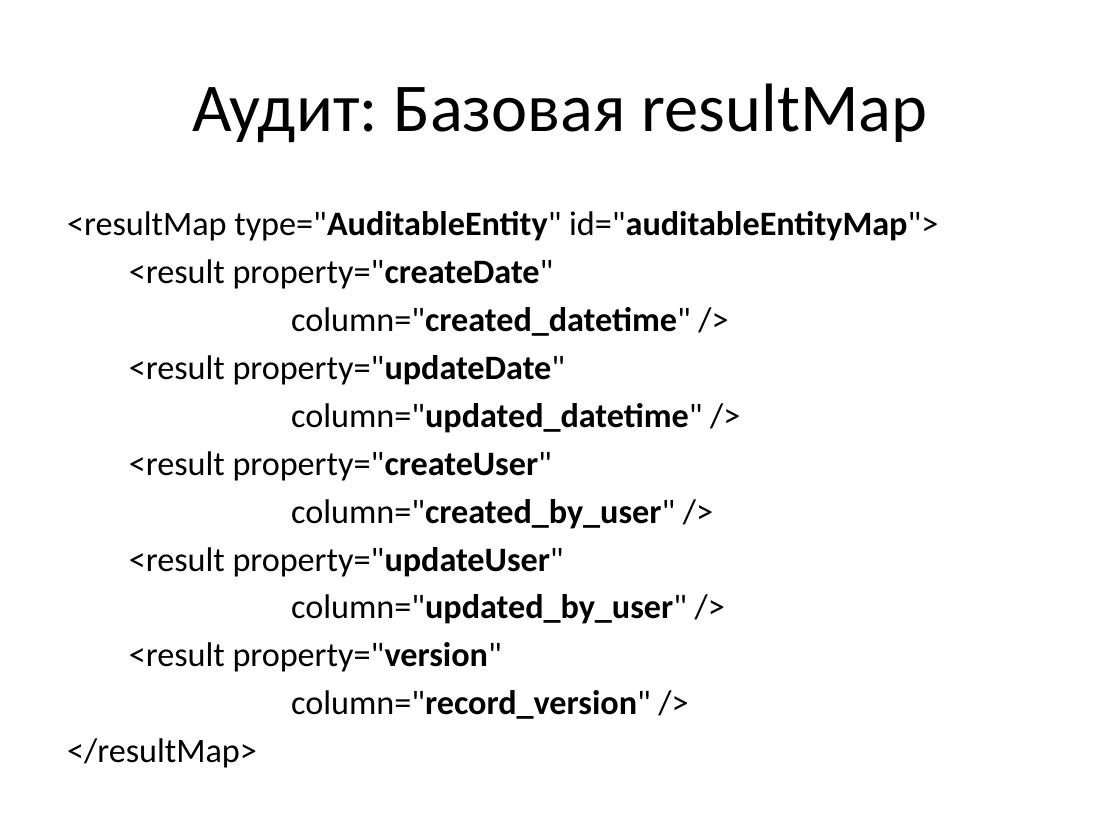
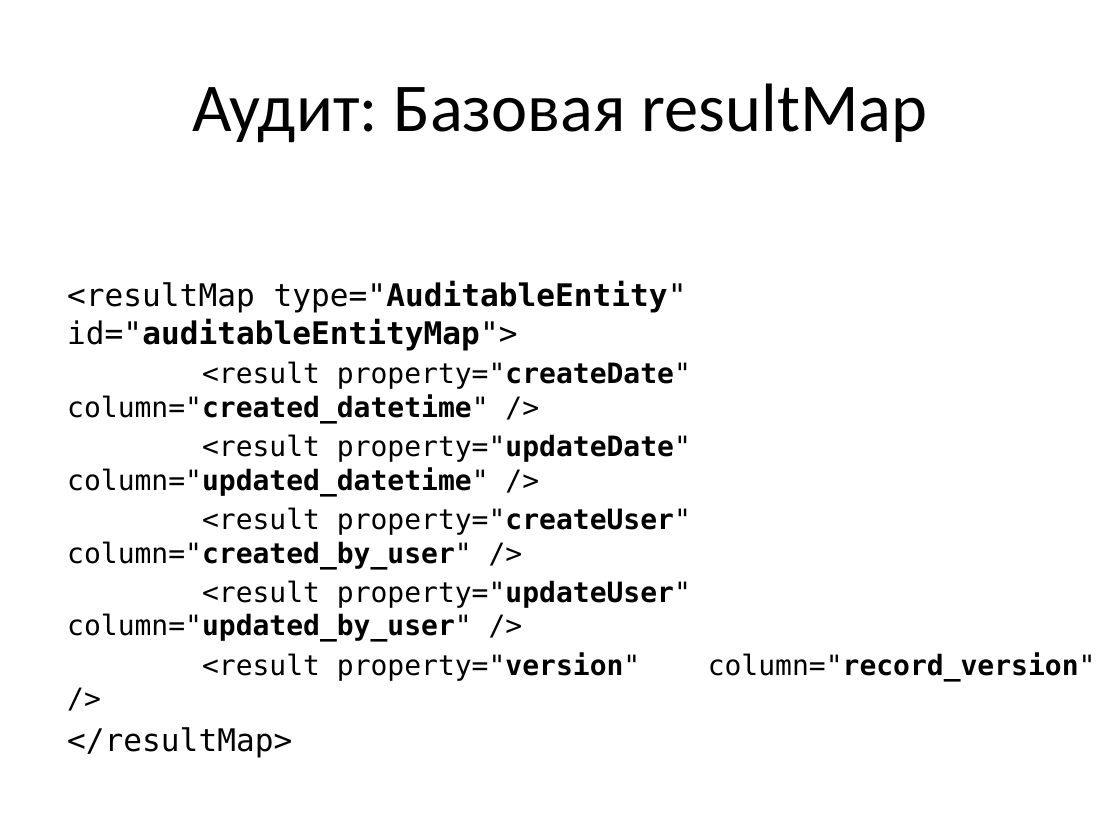
Before and after one commit to vitali-kviatkouski/personal, a slide deck: slide 10 of MyBatis.pptx (slide 6 before the commit). Drawn at 1120x840 pixels with LibreOffice and Linux fonts; fonts in the diff are those of the drawing. Boxes give left, top, right and bottom in pixels: in the first picture for what was removed or moved away, otherwise in the second. Text is boxed around its words. In the diff, an @@ line names an element or a change of style, - is before the commit and + after.

```diff
--- a/MyBatis.pptx
+++ b/MyBatis.pptx
@@ text "<resultMap type="AuditableEntity" id="auditableEntityMap">" moved from (x1=67, y1=211, x2=938, y2=768) to (x1=67, y1=281, x2=1096, y2=758) @@
@@ text at (x1=67, y1=281, x2=687, y2=758): size 22 to 20 pt, font Calibri to DejaVu Sans Mono in "<resultMap type="AuditableEntity" id="auditableEntityMap">", "</resultMap>" @@
@@ text at (x1=67, y1=361, x2=1096, y2=681): text changed; size 22 to 18 pt; font Calibri to DejaVu Sans Mono @@
-<result property="createDate"
-column="created_datetime" />
-<result property="updateDate"
-column="updated_datetime" />
-<result property="createUser"
-column="created_by_user" />
-<result property="updateUser"
-column="updated_by_user" />
-<result property="version"
-column="record_version" />
+<result property="createDate" column="created_datetime" />
+<result property="updateDate" column="updated_datetime" />
+<result property="createUser" column="created_by_user" />
+<result property="updateUser" column="updated_by_user" />
+<result property="version" column="record_version" />
```
Also in this commit, not shown: 1 other slide changed, 4 slides added.
